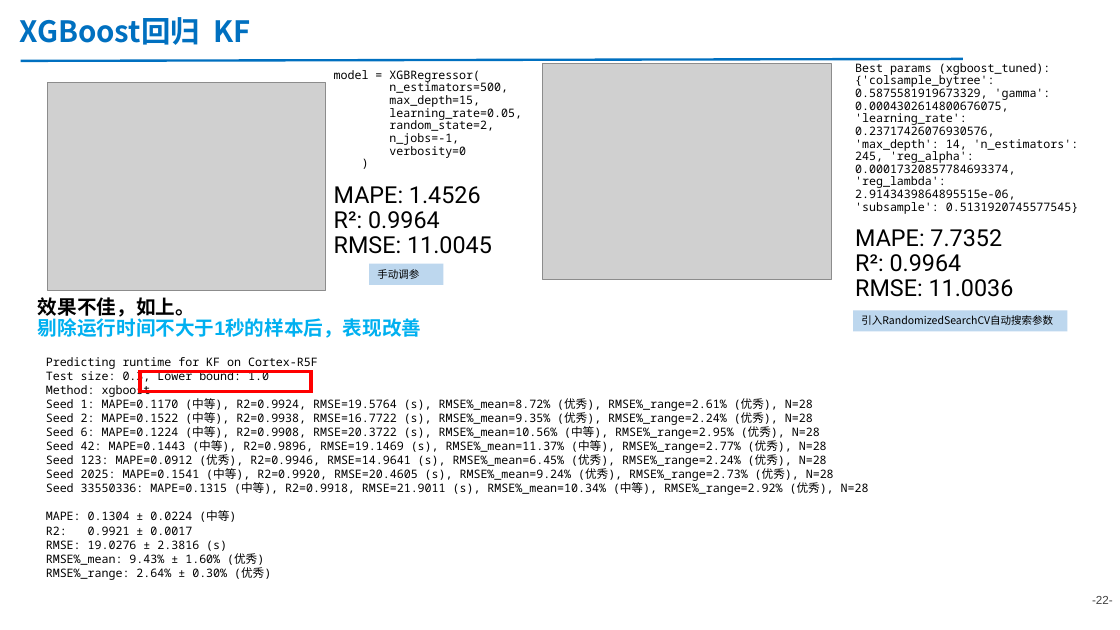
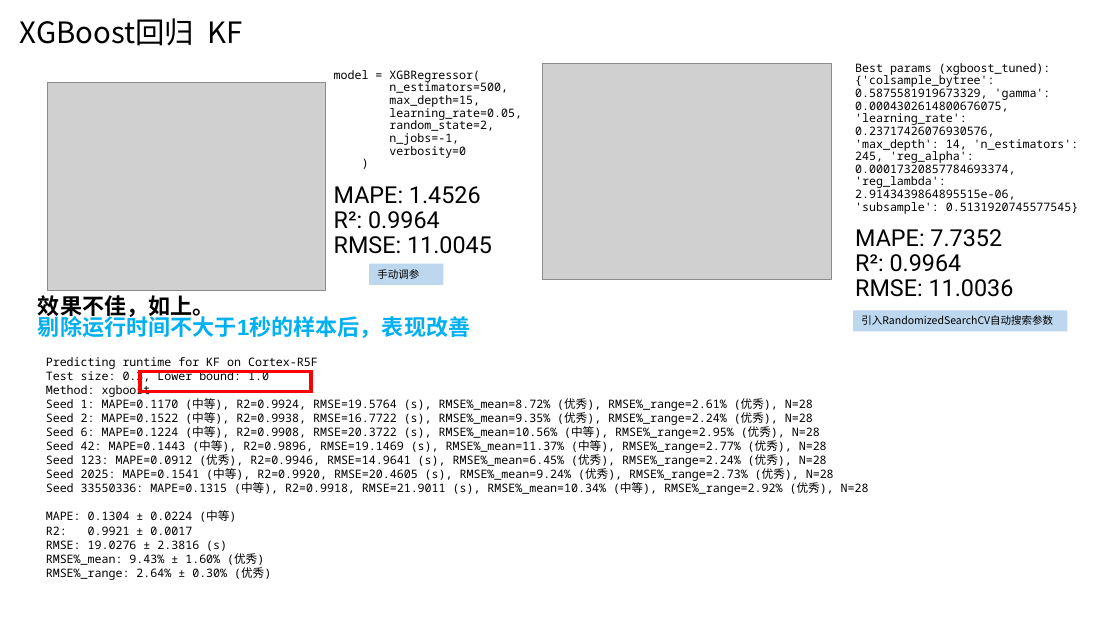
Before and after one commit to AE-26710/Time-Prediction, a slide deck: slide 22 of 20251106-同平台runtime预测-金.pptx. Drawn at 1120x630 pixels with LibreOffice and Linux fonts; fonts in the diff are those of the drawing; grey boxes stand for pictures. Boxes give left, top, right and bottom in pixels: in the first picture for what was removed or moved away, otherwise in the second. Text is boxed around its words. In the diff, an @@ line names an element or a change of style, - is before the commit and + after.

Commit message:
11/12 Update
修正kalman_op_A72.c计时函数在运行时间大于1秒时出错的问题
更新实验结果一览表与汇报PPT
添加当算子为FFT时，输出对数散点图的功能

```diff
--- a/20251106-同平台runtime预测-金.pptx
+++ b/20251106-同平台runtime预测-金.pptx
@@ title "XGBoost回归 KF" at [20, 18, 242, 46]: text colour #0070C0 to #000000, bold off; vertical alignment top to middle @@
@@ line removed from (21, 60) to (963, 59) @@
@@ text "效果不佳，如上。" at [38, 295, 470, 338]: size 16.8 to 18.9 pt; line spacing 0.9 to 0.8 @@
@@ page number removed at [1092, 596, 1113, 604] @@
--22-
```
Also in this commit, not shown: 34 other slides changed, 1 slide added, 5 other files.
